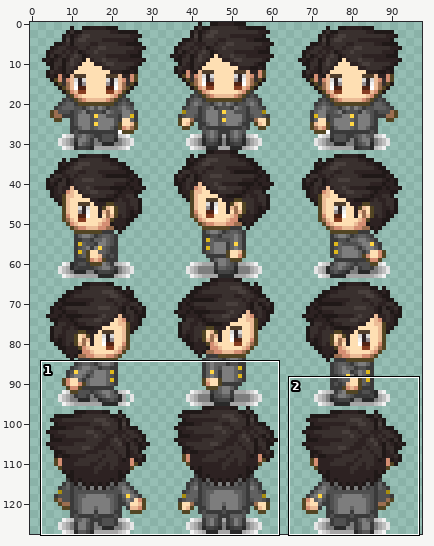
One commit to this sprite sheet: EscapeGame/EscapeGame/hero.png. Above: a wide view before the commit, with the close-up outlined.
Close-up. First the earlier version:
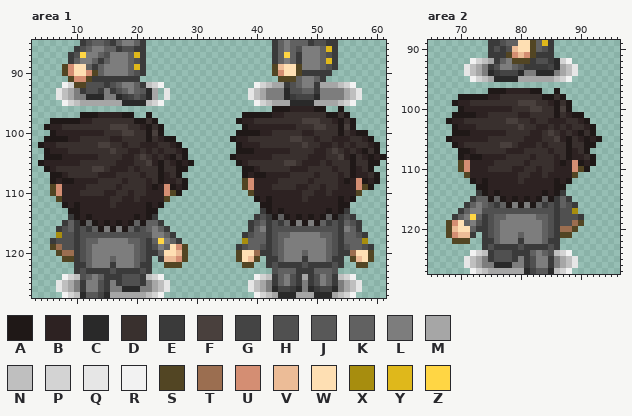
The file is 128x128 pixels. Pixels under 10% opacity are left out. Colours within 5 levels of each other are drawn and written as one. Shown: area 1: x 3..61, y 85..127; area 2: x 65..96, y 89..127. The wide view leaves out empty margins. The commit also changed other parts of the picture, which this record leaves out.
Palette (. is transparent): A #1f1817  B #2d2222  C #292929  D #39302e  E #3a3a3a  F #49403d  G #444444  H #505050  J #585858  K #616161  L #7d7d7d  M #a6a6a6  N #bfbfbf  P #d3d3d3  Q #e6e6e6  R #f2f2f2  S #524523  T #9b6e50  U #d48e73  V #ecbc97  W #fedfb3  X #a78d0e  Y #dfb81b  Z #ffd644
Now the later version:
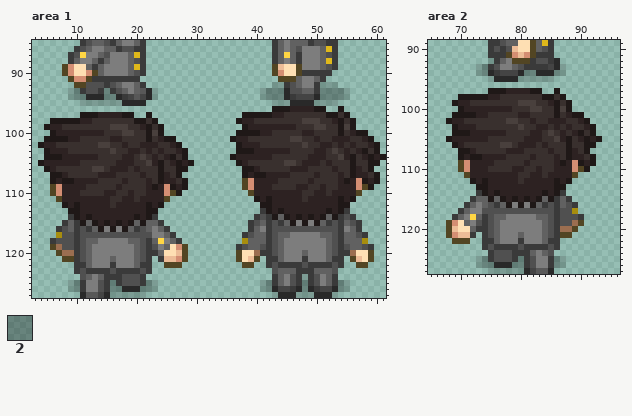
Colours new in this view: 2 #0000004e
Diff:
@@ palette @@
-M #a6a6a6
+M #0000002d
--- area 1
@@ x 3..61 @@
  91 ......SUUSEEEEEEEE.......................SSSKLLKE..........
- 92 .....RPSSHHHEHKLLKENPR...............RPNMMEHKLLEMMMNPR.....
- 93 ....QNMLEHHELEHKLKJCM.Q.............QNMLLLCHHKKELLLLMNQ....
- 94 ....QNMLLCCCLLCEGJGCM.Q.............QNMLLLCEGGGCLLLLMNQ....
- 95 .....RPNMMMMMMMCCCCNPR...............RPNMMMCCCCMMMMNPR.....
+ 92 .......SSHHHEHKLLKE.....................MMEHKLLEMMM........
+ 93 ......M2EHHE2EHKLKJCM.................M222CHHKKE2222M......
+ 94 ......M22CCC22CEGJGCM.................M222CEGGGC2222M......
+ 95 ........MMMMMMMCCCC.....................MMMCCCCMMMM........
  96 ........................................AAABBBBAA..A.......
@@ x 3..61 @@
 123 .......EHEEEEHEEEEHE....................HKKKEEEKKKH........
-124 .....RPNHKLKEEEHHHENPR...............RPNEKLHEMEHLKENPR.....
-125 ....QNMLELLHELEHHHELMNQ.............QNMLEKLHELEHLKELMNQ....
-126 ....QNMLELLHELLCCCLLMNQ.............QNMLCGGECLCEGGCLMNQ....
-127 .....RPNCJJGCMMMMMMNPR...............RPNMCCCMMMCCCMNPR.....
+124 ........HKLKEEEHHHE.....................EKLHEMEHLKE........
+125 ......M2ELLHE2EHHHE2M.................M2EKLHE2EHLKE2M......
+126 ......M2ELLHE22CCC22M.................M2CGGEC2CEGGC2M......
+127 ........CJJGCMMMMMM.....................MCCCMMMCCCM........
--- area 2
@@ x 65..96 @@
  91 ..........EEESUVUSEEE...........
- 92 .......RPNMEKLSSSEHHECPR........
- 93 ......QNMLEHLLKHEEEEGCMNQ.......
- 94 ......QNMLCEGGGCLLCCCLMNQ.......
- 95 .......RPNMCCCCMMMMMMNPR........
+ 92 ..........MEKLSSSEHHEC..........
+ 93 ........M2EHLLKHEEEEGCM.........
+ 94 ........M2CEGGGC22CCC2M.........
+ 95 ..........MCCCCMMMMMM...........
  96 ................................
@@ x 65..96 @@
 123 .........EHEEEEHEEEEHE..........
-124 .......RPNEHHHEEEKLKHNPR........
-125 ......QNMLEHHHELEHLLELMNQ.......
-126 ......QNMLLCCCLLEHLLELMNQ.......
-127 .......RPNMMMMMMCGJJCNPR........
+124 ..........EHHHEEEKLKH...........
+125 ........M2EHHHE2EHLLE2M.........
+126 ........M22CCC22EHLLE2M.........
+127 ..........MMMMMMCGJJC...........
